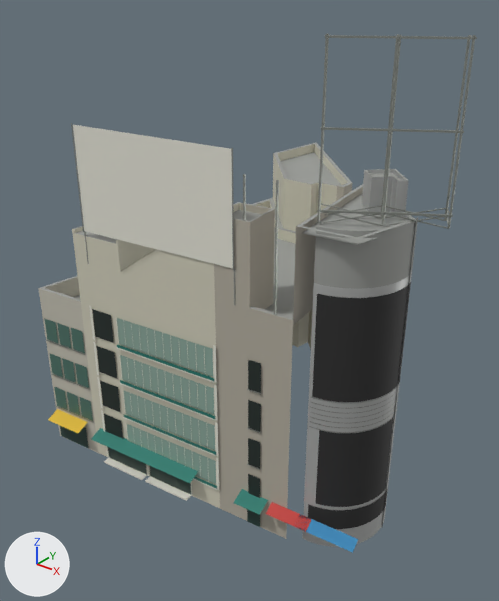
The glTF model assets/buildings/west-block/web/west-block.glb: old version first, new version second.
The view is the same before and after, from a 50 mm lens placed at (-15.5, -12.1, 43.8), pointed at (-51.9, 33.4, 15.5). Arrows for +X, +Y and +Z are at lower left; the lights stay in place. The first picture is the older version. Vertices at exactly the same position are counted once.

The scene before the commit, as lines of its bpy script (objects in view):
```python
me_west_awning = bpy.data.meshes.new('west_awning')
me_west_awning.from_pydata(...)  # 24 vertices, 12 faces; spans x -61.3..-42.3, y 20.6..24.1, z 2.4..13.8
me_west_awning.materials.append(mat_west_awning)  # dark cyan #1f796c
me_west_roof = bpy.data.meshes.new('west_roof')
me_west_roof.from_pydata(...)  # 268 vertices, 238 faces; spans x -67.3..-34.8, y 21.3..55.5, z 12.2..30.1
me_west_roof.materials.append(mat_west_roof)  # grey #9b9e99
me_west_screen_back = bpy.data.meshes.new('west_screen_back')
me_west_screen_back.from_pydata(...)  # 150 vertices, 144 faces; spans x -39.2..-34.9, y 25.1..31.1, z 2.0..23.1
me_west_screen_back.materials.append(mat_west_screen_back)  # dark grey #353535
ob_west_awning = bpy.data.objects.new('west_awning', me_west_awning)
ob_west_awning.location = (0.0, 0.0, 0.0)
ob_west_roof = bpy.data.objects.new('west_roof', me_west_roof)
ob_west_roof.location = (0.0, 0.0, 0.0)
ob_west_screen_back = bpy.data.objects.new('west_screen_back', me_west_screen_back)
ob_west_screen_back.location = (0.0, 0.0, 0.0)
# also in view: 'west_wall_fruit' at (-54.6, 38.7, 13.8); 'west_frame' at (-49.8, 27.0, 21.3); 'west_shop_glass' at (-55.0, 22.5, 1.4); 'west_wall_middle' at (-44.0, 33.1, 14.0); 'west_book_awning' at (-36.7, 24.2, 3.1)
```
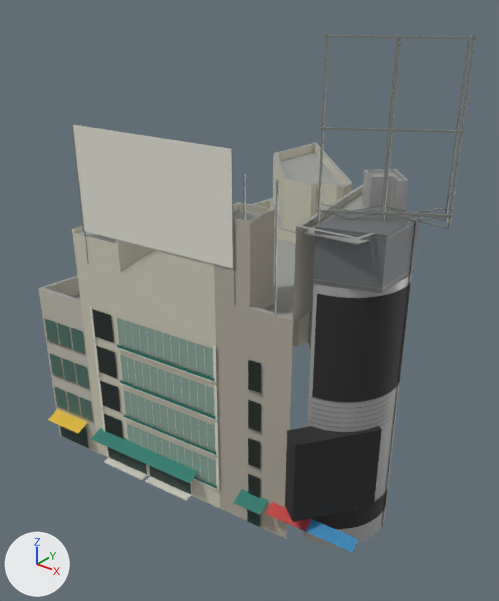
Boxes (x1, y1, x2, y2) around the edits, measured in the pictures (499 x 601 px):
'west_screen_back', reshaped (22% wider): before (308, 282, 411, 529); after (285, 282, 411, 529)
'west_housing', added: after (313, 210, 420, 293)
part 1 of me_west_roof, deleted: before (314, 217, 418, 289)
part 2 of me_west_screen_back, rebuilt: before (315, 418, 393, 507); after (285, 426, 382, 522)

The change, as a list of edits to the scene's bpy script:
```text
Add mat_west_housing:
    mat_west_housing = principled_material('west_housing')
    mat_west_housing.base_color = (0.2, 0.21, 0.22)  # grey #7c7e81
    mat_west_housing.metallic = 0.4
    mat_west_housing.roughness = 0.55
Change me_west_roof:
    used by ob_west_roof; location = (0.0, 0.0, 0.0)
    remove me_west_roof.from_pydata(...)  # 268 vertices, 238 faces; spans x -67.3..-34.8, y 21.3..55.5, z 12.2..30.1
    add me_west_roof.from_pydata(...)  # 218 vertices, 190 faces; spans x -67.3..-34.8, y 21.3..55.5, z 12.2..30.1
    me_west_roof part 1: the loose piece of 50 vertices spanning x -39.5..-34.9, y 25.2..31.4, z 23.8..28.0 is deleted
Change me_west_screen_back:
    used by ob_west_screen_back; location = (0.0, 0.0, 0.0)
    remove me_west_screen_back.from_pydata(...)  # 150 vertices, 144 faces; spans x -39.2..-34.9, y 25.1..31.1, z 2.0..23.1
    add me_west_screen_back.from_pydata(...)  # 108 vertices, 108 faces; spans x -40.3..-34.7, y 22.5..31.1, z 2.0..23.1
    me_west_screen_back part 2: the loose piece of 50 vertices spanning x -38.5..-34.9, y 25.3..30.4, z 4.4..11.6 is rebuilt with 8 vertices and now spans x -40.3..-34.7, y 22.5..29.3, z 4.3..11.7
Add me_west_housing:
    me_west_housing.from_pydata([(-39.52, 25.03, 23.78), (-34.98, 26.63, 23.78), (-34.98, 26.63, 27.98), (-39.52, 25.03, 27.98), (-34.99, 31.44, 23.78), (-34.99, 31.44, 27.98), (-38.57, 30.33, 23.78), (-38.57, 30.33, 27.98), (-39.67, 28.77, 23.78), (-39.67, 28.77, 27.98)], [], [(1, 3, 0), (4, 2, 1), (6, 5, 4), (8, 7, 6), (0, 9, 8), (2, 7, 9), (6, 4, 1), (1, 2, 3), (4, 5, 2), (6, 7, 5), (8, 9, 7), (0, 3, 9), (9, 3, 2), (2, 5, 7), (0, 8, 1), (8, 6, 1)])
    me_west_housing.materials.append(mat_west_housing)  # grey #7c7e81
Add ob_west_housing:
    ob_west_housing = bpy.data.objects.new('west_housing', me_west_housing)
    ob_west_housing.location = (0.0, 0.0, 0.0)
```
